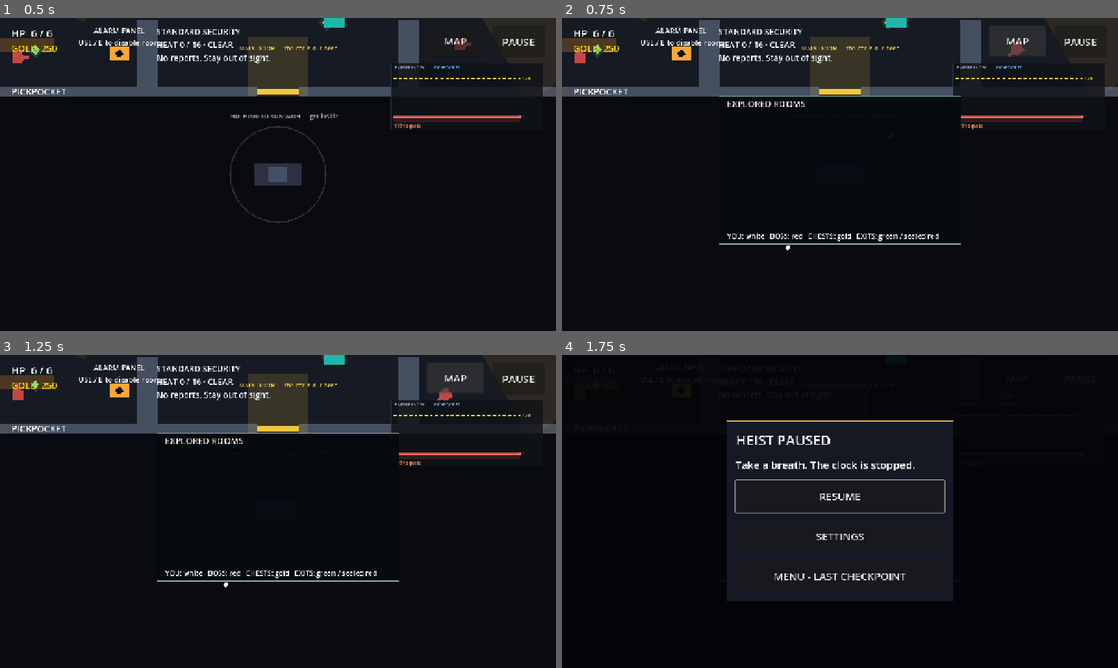
Above: before the commit, frames 1-4 (two rows, left to right).
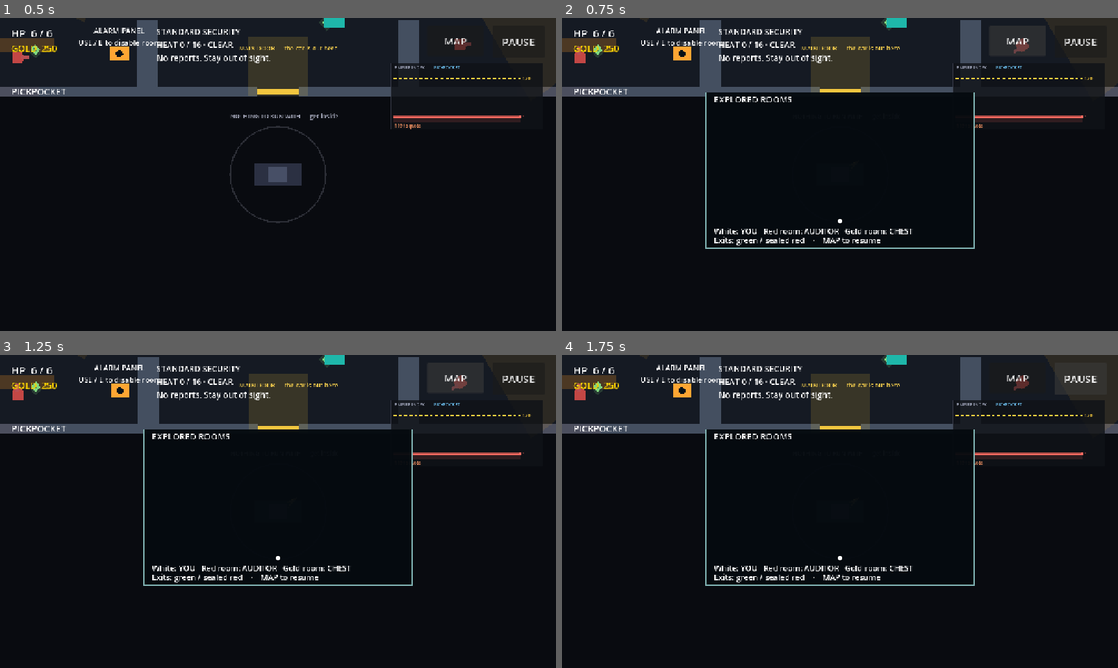
Above: after the commit, the same moments.

Repository: Kashwino/Stock-Rogue
Game: Godot game, scene res://heist_floor.tscn
Same seed, same stepped clock (60 frames per second), same inputs: the game is played once before the commit and once after it. This scene is started directly instead of the project's main scene.
Inputs:
- Up to frame 1 (0.5 s): no input
- Up to frame 2 (0.75 s): click "MAP" at 0.5 s
- Up to frame 3 (1.25 s): no input
- Up to frame 4 (1.75 s): click "PAUSE" at 1.25 s

Frame 1 is identical in both runs. In frame 2, 2.9% of the frame differs, in the area x 3-84%, y 0-75%; in frame 3, 3.0%; in frame 4, 24%, in the area x 0-100%, y 0-74%.

Commit message:
Pause for tactical map reading and keep its legend clear on phones

Diff:
--- a/heist_floor.gd
+++ b/heist_floor.gd
@@ -795,6 +795,7 @@
 func _setup_tactics() -> void:
 	var layer := CanvasLayer.new()
 	layer.layer = 8
+	layer.process_mode = Node.PROCESS_MODE_ALWAYS
 	add_child(layer)
 	_security_status = Label.new()
 	_security_status.position = Vector2(360, 18)
@@ -811,9 +812,16 @@
 	toggle.text = "MAP"
 	toggle.position = Vector2(984, 18)
 	toggle.size = Vector2(130, 70)
-	toggle.pressed.connect(func(): tactical_map.visible = not tactical_map.visible)
+	toggle.pressed.connect(_toggle_map)
 	layer.add_child(toggle)
 	_update_security_status()
+
+func _toggle_map() -> void:
+	if get_tree().paused and not tactical_map.visible:
+		return
+	Controls.release_all()
+	tactical_map.visible = not tactical_map.visible
+	get_tree().paused = tactical_map.visible
 
 func _update_security_status() -> void:
 	if _security_status == null:
--- a/heist_map.gd
+++ b/heist_map.gd
@@ -8,11 +8,12 @@
 
 func _ready() -> void:
 	mouse_filter = Control.MOUSE_FILTER_IGNORE
-	position = Vector2(360, 180)
-	size = Vector2(560, 340)
+	position = Vector2(330, 170)
+	size = Vector2(620, 360)
 	for room in floor_host.generator.rooms:
 		var rect := Rect2(room.global_position, room.room_size)
 		bounds = rect if bounds.size == Vector2.ZERO else bounds.merge(rect)
+	bounds = bounds.merge(Rect2(floor_host.car.global_position - Vector2(60, 60), Vector2(120, 120)))
 
 func _process(delta: float) -> void:
 	clock += delta
@@ -29,8 +30,8 @@
 	if bounds.size == Vector2.ZERO:
 		return
 	draw_style_box(_panel(), Rect2(Vector2.ZERO, size))
-	var scale_factor: float = minf((size.x - 40) / bounds.size.x, (size.y - 60) / bounds.size.y)
-	var origin := Vector2(20, 40)
+	var scale_factor: float = minf((size.x - 40) / bounds.size.x, (size.y - 95) / bounds.size.y)
+	var origin := Vector2((size.x - bounds.size.x * scale_factor) * 0.5, 40)
 	draw_string(ThemeDB.fallback_font, Vector2(20, 25), "INSIDER: FULL LAYOUT" if full_reveal else "EXPLORED ROOMS", HORIZONTAL_ALIGNMENT_LEFT, -1, 20, Color.WHITE)
 	for room in floor_host.generator.rooms:
 		if not full_reveal and not discovered.has(room.get_instance_id()):
@@ -49,7 +50,12 @@
 		var at: Vector2 = origin + (gap["inside_pos"] - bounds.position) * scale_factor
 		draw_circle(at, 5, Color(0.3, 1, 0.5) if gap.get("open", true) else Color(1, 0.2, 0.2))
 	draw_circle(origin + (floor_host.player.global_position - bounds.position) * scale_factor, 5, Color.WHITE)
-	draw_string(ThemeDB.fallback_font, Vector2(20, size.y - 12), "YOU: white   BOSS: red   CHESTS: gold   EXITS: green / sealed red", HORIZONTAL_ALIGNMENT_LEFT, -1, 16, Color.WHITE)
+	draw_string(ThemeDB.fallback_font, Vector2(20, size.y - 33), "White: YOU   Red room: AUDITOR   Gold room: CHEST", HORIZONTAL_ALIGNMENT_LEFT, -1, 18, Color.WHITE)
+	draw_string(ThemeDB.fallback_font, Vector2(20, size.y - 12), "Exits: green / sealed red    ·    MAP to resume", HORIZONTAL_ALIGNMENT_LEFT, -1, 18, Color.WHITE)
+
+func _exit_tree() -> void:
+	if visible:
+		get_tree().paused = false
 
 func _panel() -> StyleBoxFlat:
 	var style := StyleBoxFlat.new()
Not shown, changed: tests/browser.mjs
